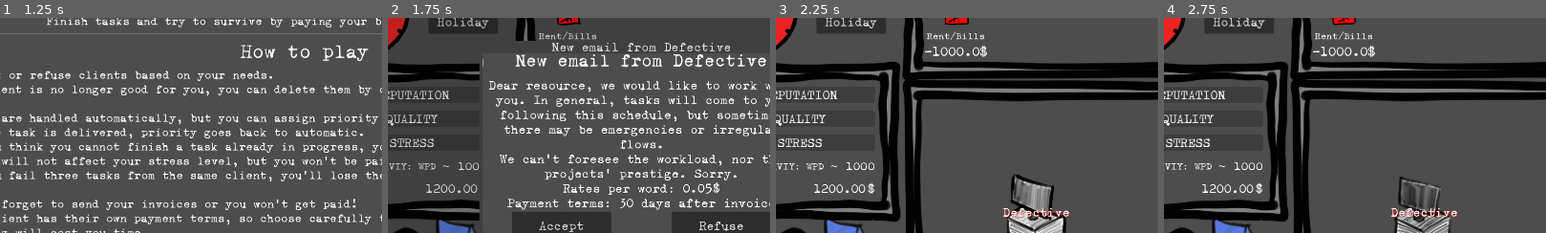
Above: before the commit, frames 1-4 (left to right).
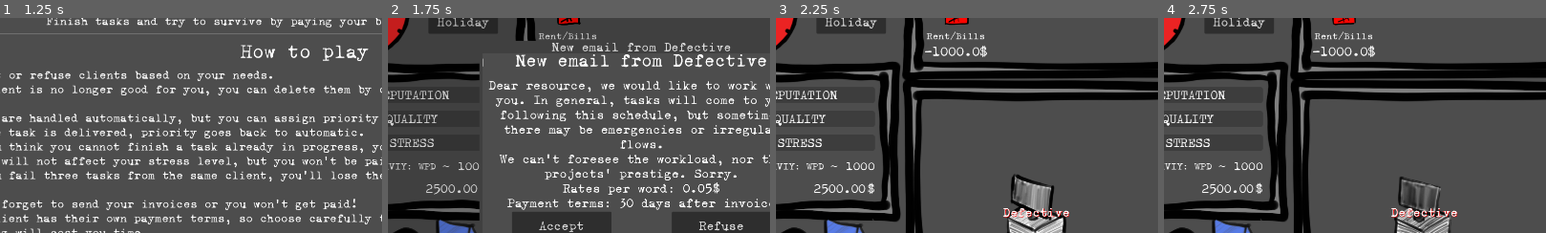
Above: after the commit, the same moments.

Repository: ildede/game-off-2025
Game: Godot game, scene res://scenes/game/screens/splash_screen/splash.tscn
The game is run twice, just before and just after one commit, with the same random seed, the same clock (stepped at 60 frames per second) and the same inputs.
Inputs:
- Up to frame 1 (1.25 s): click "LET'S GO!" at 0.5 s
- Up to frame 2 (1.75 s): click "START" at 1.25 s
- Up to frame 3 (2.25 s): click "Accept" at 2 s
- Up to frame 4 (2.75 s): no input
The pictures show only the part of the screen within x 10-60%, y 14-64%; the shares and areas given below are measured in that part.

Frame 1 is identical in both runs. In frame 2, less than 0.1% of the frame differs, in the area x 10-14%, y 77-83%; in frame 3, less than 0.1%; in frame 4, less than 0.1%.

Commit message:
feat: make initial money a variable

Diff:
--- a/autoloads/global.gd
+++ b/autoloads/global.gd
@@ -179,10 +179,6 @@
 		var restored_bill = restore_bill(bill)
 		game_state.bills.append(restored_bill)
 
-	#var ongoing_task: Array[Models.OngoingTask] = []
-	#var pending_payments: Array[PendingPayement] = []
-	#var bills: Array[BillObject] = []
-
 
 func restore_client(client: Models.ClientObject, saved_state: Dictionary) -> Models.ClientObject:
 	client.name = saved_state.get("name")
@@ -232,6 +228,7 @@
 	ClientData.load_json_data()
 
 	game_state = Models.State.new()
+	game_state.money = Config.INITIAL_MONEY
 	game_state.productivity = Config.WORDS_PER_DAY
 	game_state.bills = ClientData.bills_data.duplicate()
 
--- a/autoloads/models.gd
+++ b/autoloads/models.gd
@@ -53,7 +53,7 @@
 	var stress: float = 0
 	var productivity: int = 0
 	var clients: Array[ClientObject] = []
-	var money: float = 1200
+	var money: float = 0
 	var tasks_waiting_to_be_processed: Array[InvoiceObject] = []
 	var ongoing_task: Array[Models.OngoingTask] = []
 	var pending_payments: Array[PendingPayement] = []
